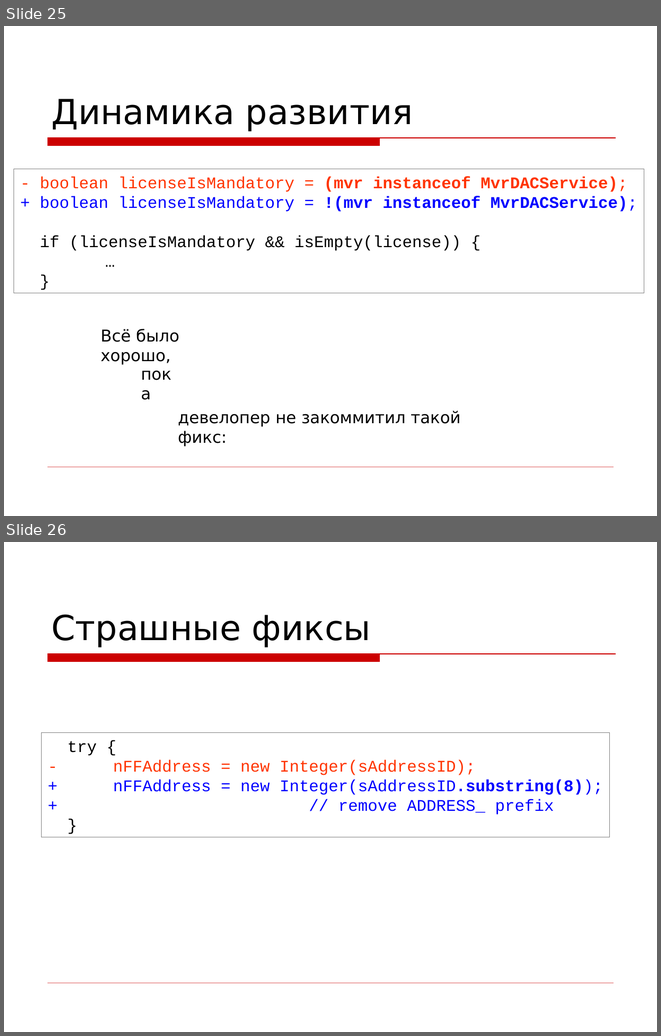
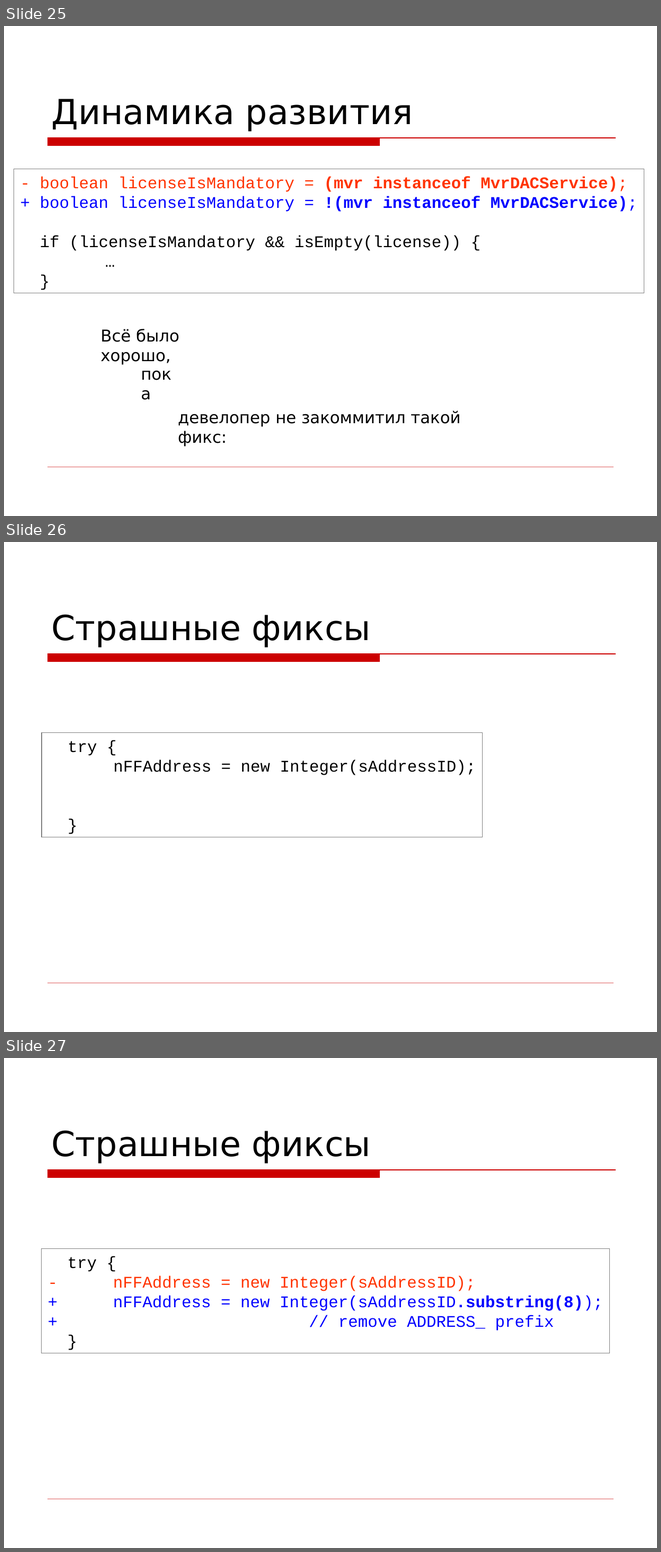
Before and after one commit to asolntsev/presentations, a slide deck: wtf-code/WTF_code.devclub.ru.ppt. Shown one above the other, each under a label of ours: slides 25 and 26 before the commit, slides 25, 26 and 27 after it. The pictures are 661x1036 and 661x1552 pixels, drawn with LibreOffice and Linux fonts; fonts in the diff are those of the drawing; background and template pictures are left out. Boxes give left, top, right and bottom in pixels: in the first picture for what was removed or moved away, otherwise in the second. Text is boxed around its words. In the diff, an @@ line names an element or a change of style, - is before the commit and + after.

```diff
--- a/wtf-code/WTF_code.devclub.ru.ppt
+++ b/wtf-code/WTF_code.devclub.ru.ppt
@@ slide 26 added at [4, 542, 657, 1032], background picture (left out); not listed: 2 template elements that a slide beside it also shows @@
@@ title added at [51, 614, 371, 647], 38 pt, text #000000 @@
+Страшные фиксы
@@ rectangle added at [42, 733, 483, 837], fill #FFFFFF, outline #808080 0.74 pt, 18 pt, text #000000 @@
+try {
+nFFAddress = new Integer(sAddressID);
+}
@@ what was slide 26 is now slide 27 @@
```
Also in this commit, not shown: 2 slides changed, 1 other slide added, 1 slide removed.
